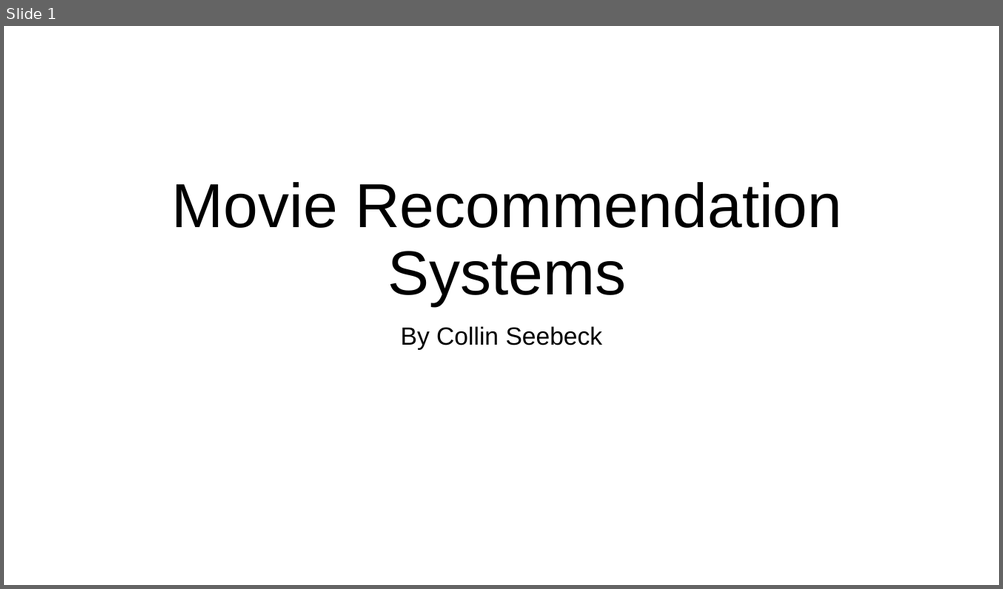
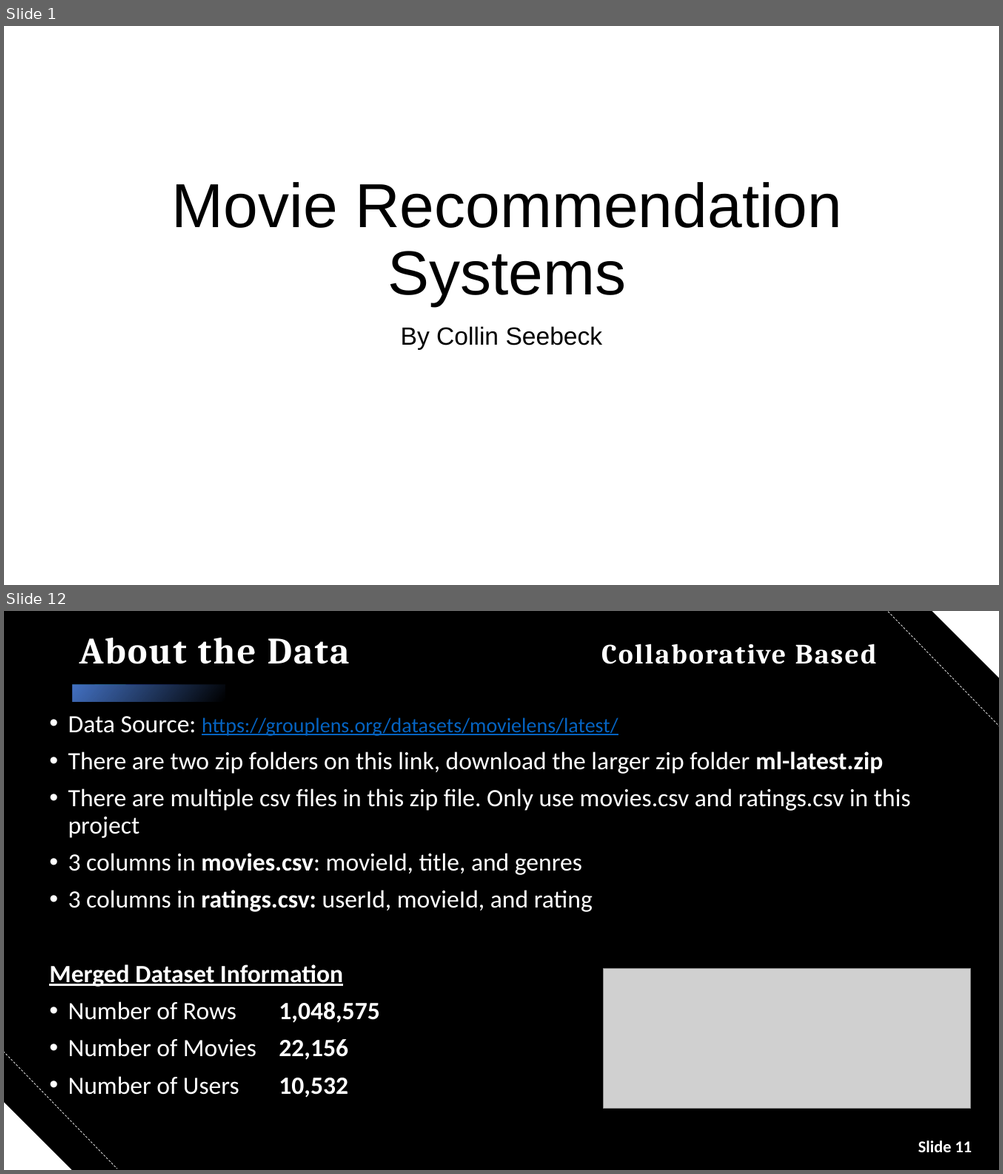
Before and after one commit to cseebec/Movie_Recommendation_P4, a slide deck: Movie Recommendation Systems.pptx. Shown one above the other, each under a label of ours: slide 1 before the commit, slides 1 and 12 after it; the slides between them are not shown. The pictures are 1003x589 and 1003x1174 pixels, drawn with LibreOffice and Linux fonts; fonts in the diff are those of the drawing; grey boxes stand for pictures; background and template pictures are left out. Boxes give left, top, right and bottom in pixels: in the first picture for what was removed or moved away, otherwise in the second. Text is boxed around its words. In the diff, an @@ line names an element or a change of style, - is before the commit and + after.

```diff
--- a/Movie Recommendation Systems.pptx
+++ b/Movie Recommendation Systems.pptx
@@ slide 12 added at bbox=[4, 611, 999, 1170], background picture (left out) @@
@@ line added from (885, 611) to (999, 726), #FFFFFF 0.5 pt dashed @@
@@ right triangle added at bbox=[931, 611, 999, 678], fill #FFFFFF @@
@@ title added at bbox=[79, 638, 876, 664], 27 pt, text #FFFFFF, bold @@
+About the Data Collaborative Based
@@ rectangle added at bbox=[73, 684, 225, 702], fill gradient #4472C4 @@
@@ text added at bbox=[49, 716, 910, 1098], 24 pt, text #FFFFFF @@
+• Data Source: https://grouplens.org/datasets/movielens/latest/
+• There are two zip folders on this link, download the larger zip folder ml-latest.zip
+• There are multiple csv files in this zip file. Only use movies.csv and ratings.csv in this project
+• 3 columns in movies.csv: movieId, title, and genres
+• 3 columns in ratings.csv: userId, movieId, and rating
+Merged Dataset Information
+• Number of Rows 1,048,575
+• Number of Movies 22,156
+• Number of Users 10,532
@@ picture added at bbox=[604, 968, 971, 1109] @@
@@ line added from (4, 1052) to (117, 1169), #FFFFFF 0.5 pt dashed @@
@@ right triangle added at bbox=[4, 1102, 72, 1170], fill #FFFFFF @@
@@ text added at bbox=[918, 1141, 972, 1153], 16 pt, text #FFFFFF, bold @@
+Slide 11
```
Also in this commit, not shown: 10 slides changed, 3 other slides added.
